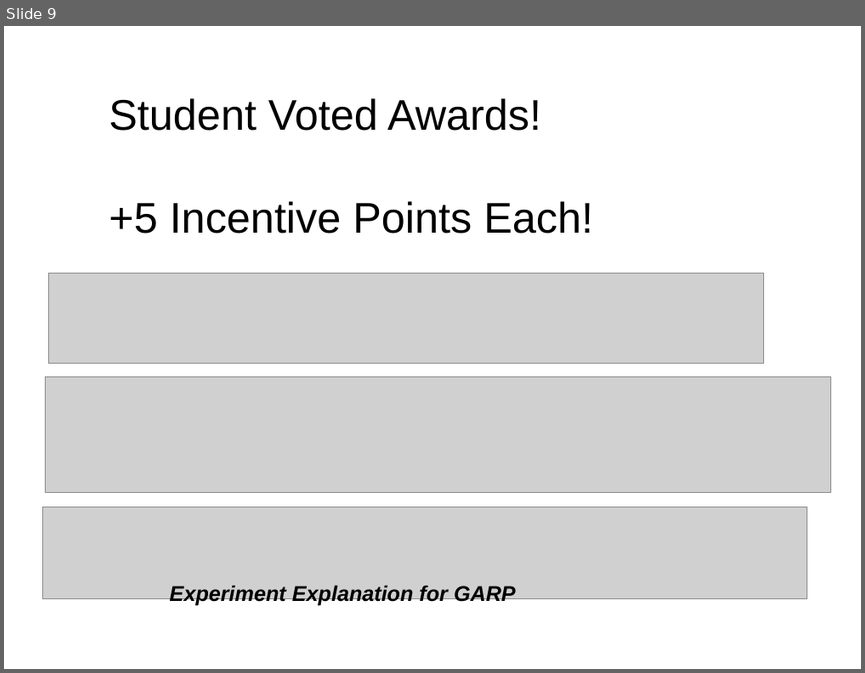
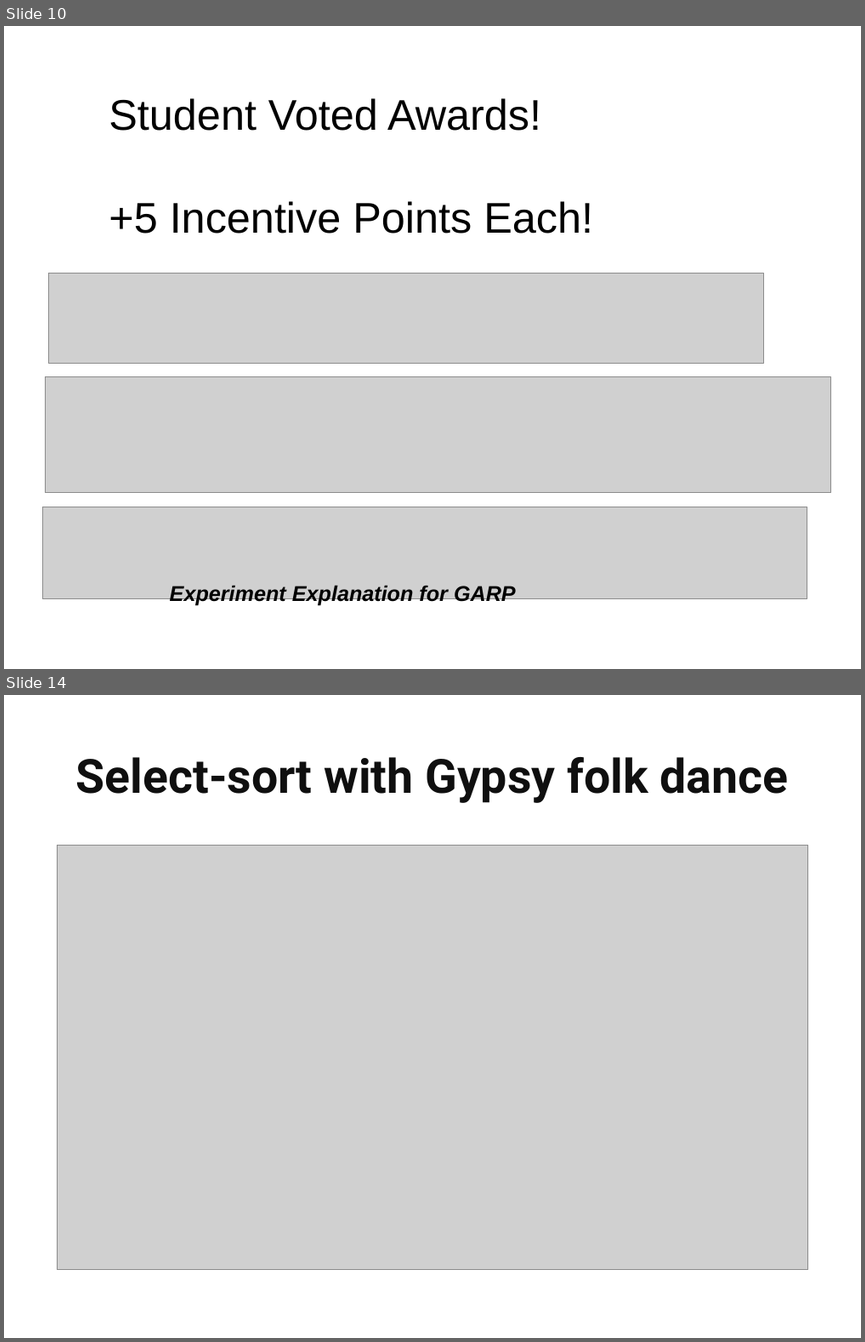
Before and after one commit to RHIT-CSSE/csse220, a slide deck: ClassMaterials/MergeSort/Slides/Part2-Presentation.pptx. Shown one above the other, each under a label of ours: slide 9 before the commit, slides 10 and 14 after it; the slides between them are not shown. The pictures are 865x673 and 865x1342 pixels, drawn with LibreOffice and Linux fonts; fonts in the diff are those of the drawing; grey boxes stand for pictures. Boxes give left, top, right and bottom in pixels: in the first picture for what was removed or moved away, otherwise in the second. Text is boxed around its words. In the diff, an @@ line names an element or a change of style, - is before the commit and + after.

```diff
--- a/ClassMaterials/MergeSort/Slides/Part2-Presentation.pptx
+++ b/ClassMaterials/MergeSort/Slides/Part2-Presentation.pptx
@@ slide 14 added at bbox=[4, 695, 861, 1338], background #FFFFFF @@
@@ title added at bbox=[76, 757, 788, 803], 39.6 pt, text #0F0F0F, bold @@
+Select-sort with Gypsy folk dance
@@ picture added at bbox=[57, 845, 809, 1269] @@
@@ what was slide 9 is now slide 10 @@
```
Also in this commit, not shown: 2 slides changed, 6 other slides added, 6 other files.
